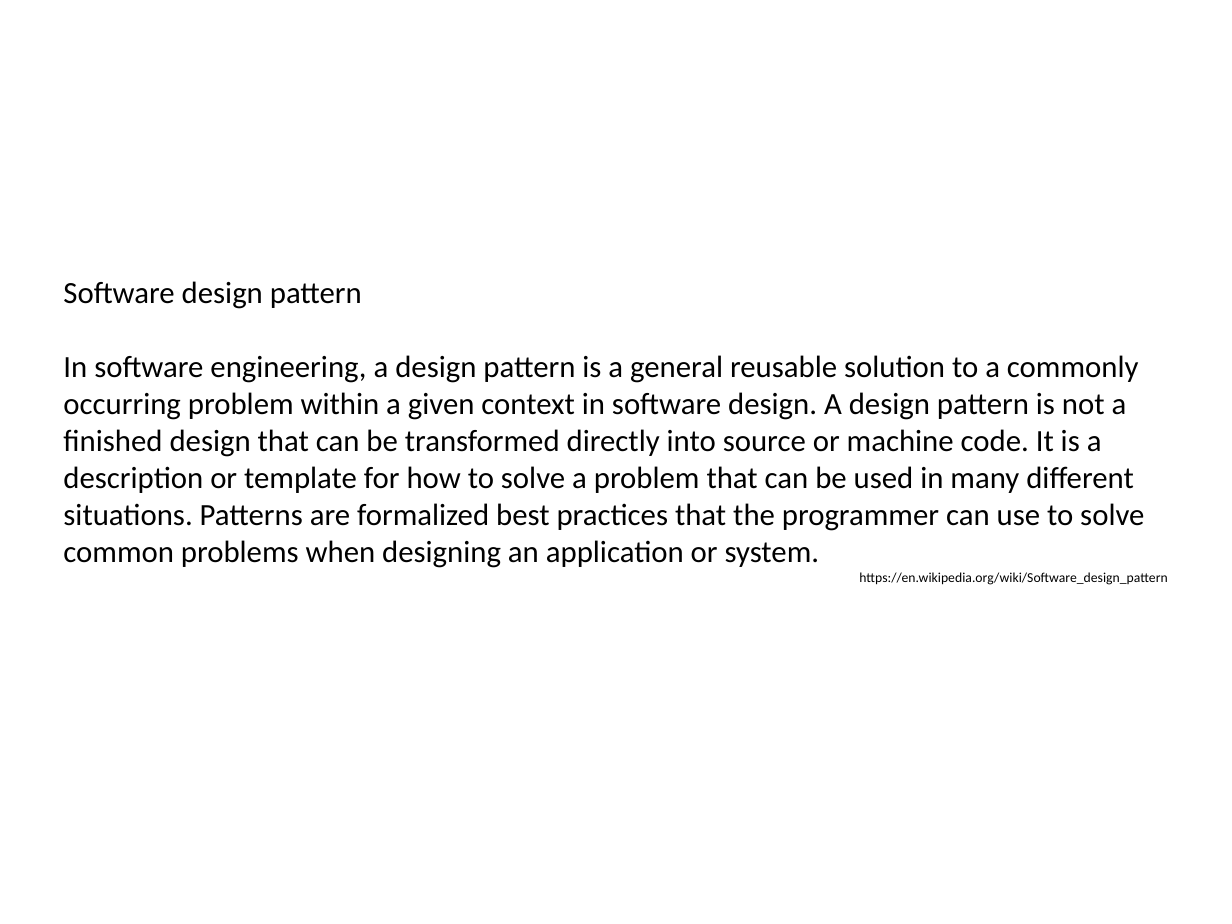
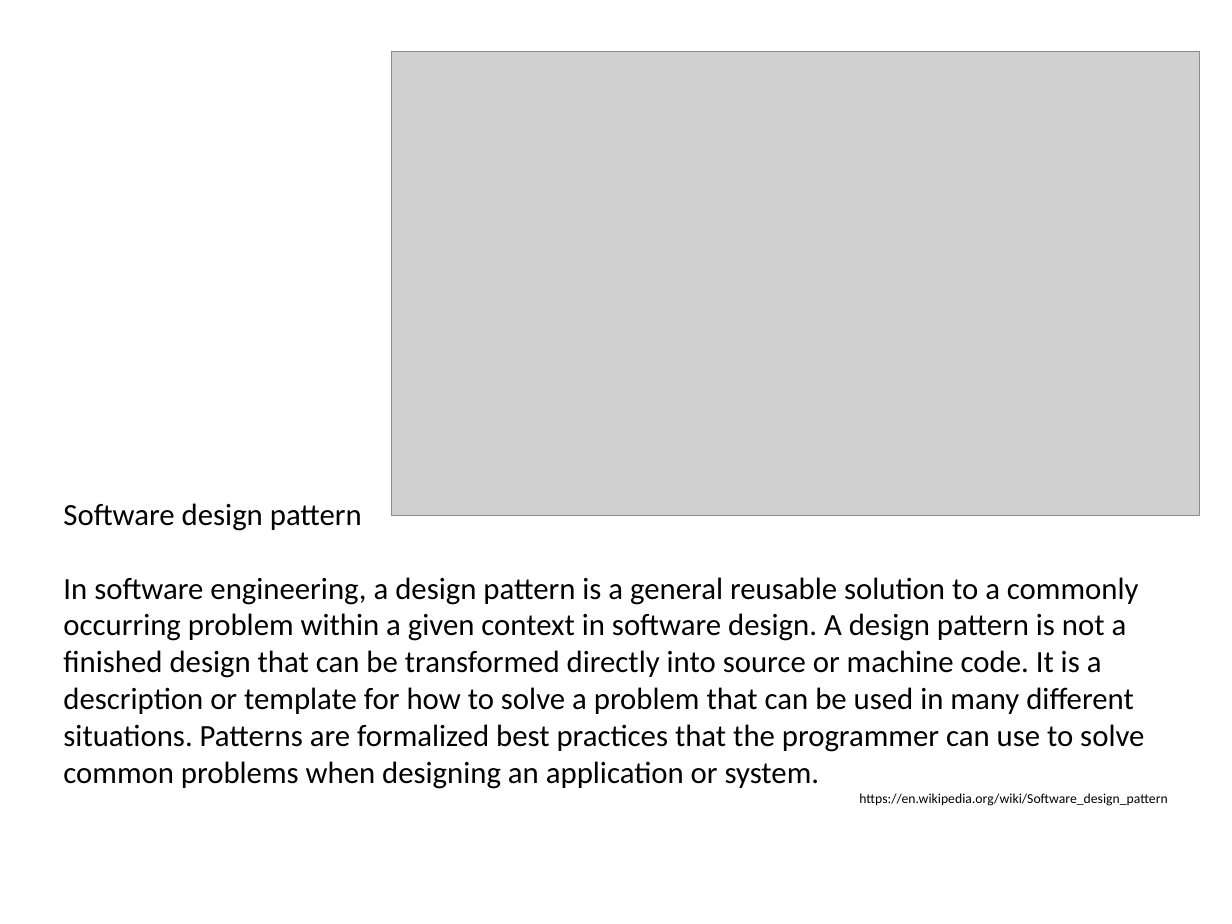
Before and after one commit to hotjk/translation, a slide deck: slide 13 of abstract.pptx (slide 12 before the commit). Drawn at 1232x924 pixels with LibreOffice and Linux fonts; fonts in the diff are those of the drawing; grey boxes stand for pictures. Boxes give left, top, right and bottom in pixels: in the first picture for what was removed or moved away, otherwise in the second. Text is boxed around its words. In the diff, an @@ line names an element or a change of style, - is before the commit and + after.

```diff
--- a/abstract.pptx
+++ b/abstract.pptx
@@ picture added at (391,52,1199,516) @@
@@ text "Software design pattern": place and size @@
-text "Software design pattern" at (63,281,1167,585)
+text "Software design pattern" at (63,503,1167,806)
```
Also in this commit, not shown: 5 other slides changed, 3 slides added.
